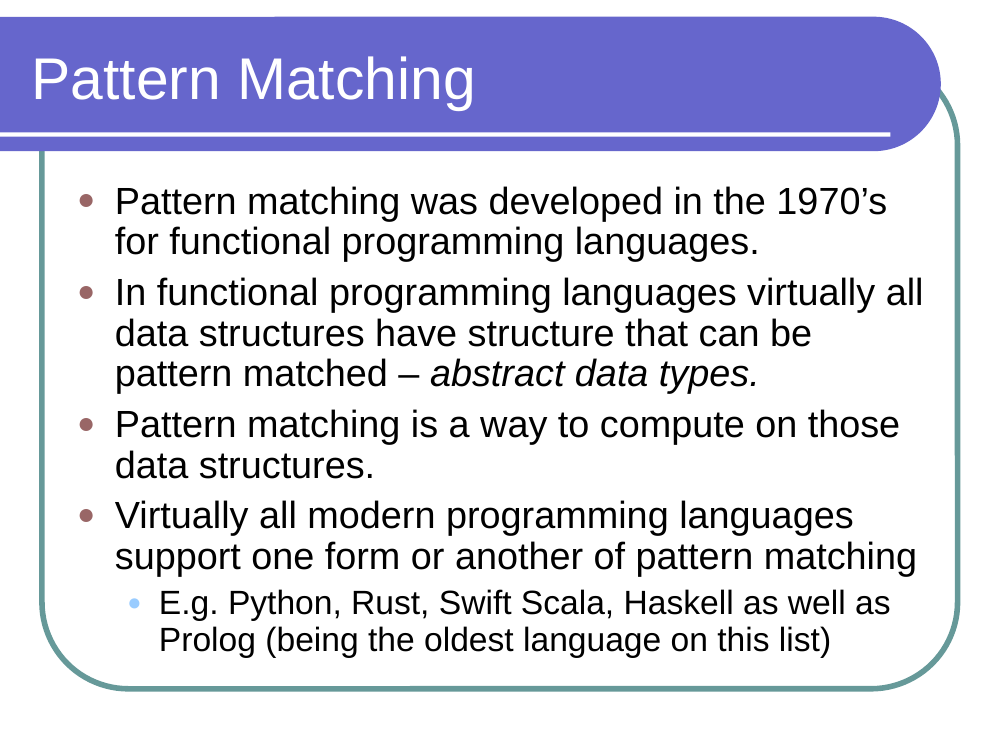
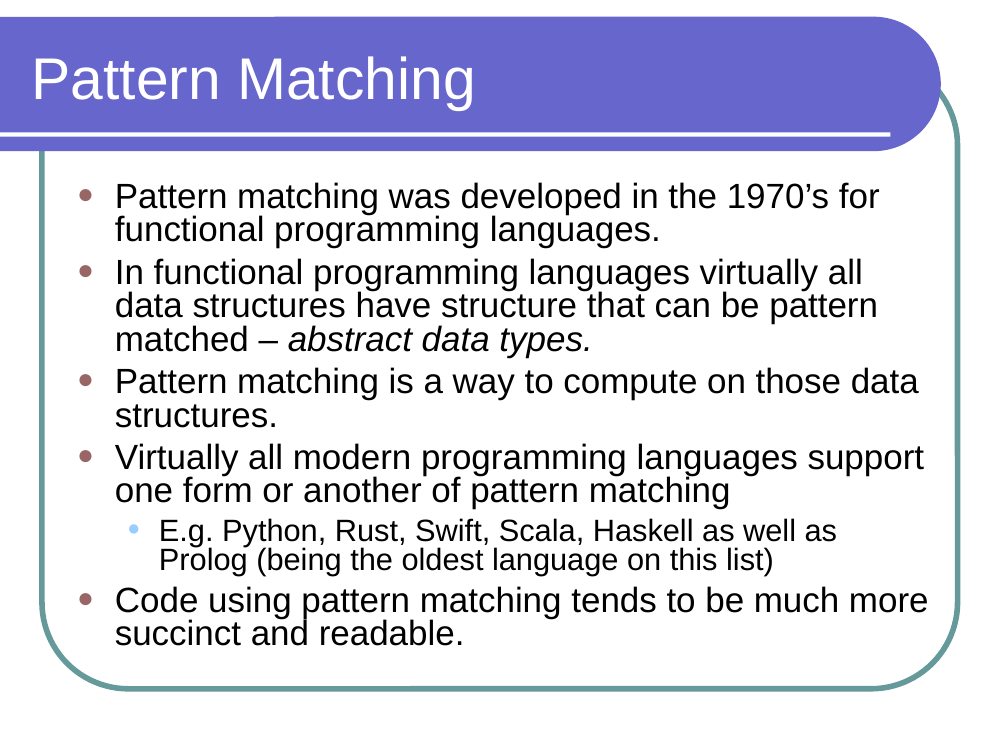
Before and after one commit to lutzhamel/CSC301, a slide deck: slide 2 of notes/csc301-ln006.ppt. Drawn at 1008x756 pixels with LibreOffice and Linux fonts; fonts in the diff are those of the drawing. Boxes give left, top, right and bottom in pixels: in the first picture for what was removed or moved away, otherwise in the second. Text is boxed around its words. In the diff, an @@ line names an element or a change of style, - is before the commit and + after.

```diff
--- a/notes/csc301-ln006.ppt
+++ b/notes/csc301-ln006.ppt
@@ text at <box>115,182,925,509</box>: size 27 to 25 pt in "Pattern matching was developed in the 1970’s ...", "In functional programming languages virtually all data ...", "Pattern matching is a way to compute ...", "Virtually all modern programming languages support one ..."; line spacing 0.9 to 0.8 @@
@@ text at <box>115,518,929,646</box>: text changed; size 24 to 22 pt @@
-  ● E.g. Python, Rust, Swift Scala, Haskell as well as Prolog (being the oldest language on this list)
+  ● E.g. Python, Rust, Swift, Scala, Haskell as well as Prolog (being the oldest language on this list)
+● Code using pattern matching tends to be much more succinct and readable.
```
Also in this commit, not shown: 1 other slide changed, 4 slides added, 3 other files.
